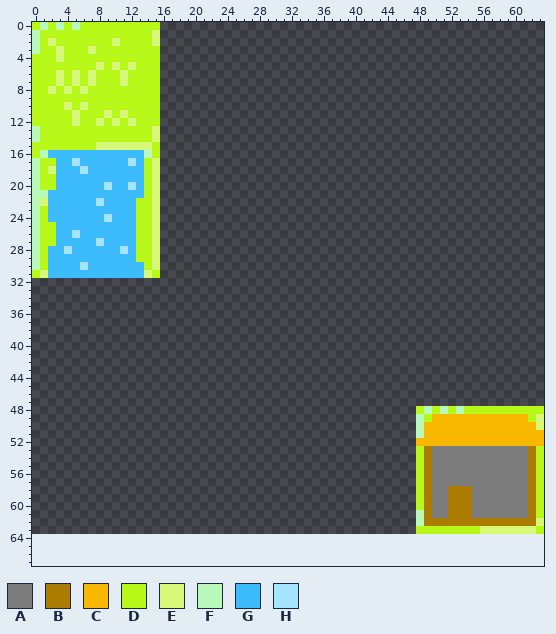
Two states of a sprite sheet, dist/assets/sprites/tiles.png. Above: the version before the commit.
The file is 128x128 pixels, drawn in blocks of 2x2; one block is one cell here. Shown: x 0..63, y 0..67. The old version is drawn lined up with the new one, on the new canvas.
Palette (. is transparent): A #7c7c7c  B #ac7c00  C #f8b800  D #b8f818  E #d8f878  F #b8f8b8  G #3cbcfc  H #a4e4fc
Pixels before (only the part around the change), first column x 0:
 0 DFDFDFDDDDDDDDDD................................................
 1 FDDDDDDDDDDDDDDE................................................
 2 FDEDDDDDDDEDDDDE................................................
 3 FDDEDDDEDDDDDDDD................................................
 4 DDDEDDDDDDDDDDDD................................................
 5 DDDDDDDDEDEDEDDD................................................
 6 DDDEDEDEDDDEDDDD................................................
 7 DDDEDEDEDDDEDDDD................................................
 8 DDEDEDEDDDDDDDDD................................................
 9 DDDDDDDDDDDDDDDD................................................
10 DDDDEDEDDDDDDDDD................................................
11 DDDDDEDDDEDEDDDD................................................
12 DDDDDEDDEDEDEDDD................................................
13 FDDDDDDDDDDDDDDE................................................
14 FDDDDDDDDDDDDDDE................................................
15 DDDDDDDDEEEEEEED................................................
16 DFGGGGGGGGGGGGFD................................................
17 FDDGGHGGGGGGHGDE................................................
18 FDEGGGHGGGGGGGDE................................................
19 FDDGGGGGGGGGGGDE................................................
20 FDDGGGGGGHGGHGDE................................................
21 FFGGGGGGGGGGGGDE................................................
22 FEGGGGGGHGGGGDDE................................................
23 FDGGGGGGGGGGGDDE................................................
24 FDGGGGGGGHGGGDDE................................................
25 FDDGGGGGGGGGGDDE................................................
26 FDDGGHGGGGGGGDDE................................................
27 FDDGGGGGHGGGGDDE................................................
28 FDGGHGGGGGGHGDDE................................................
29 FDGGGGGGGGGGGDDE................................................
30 FDGGGGHGGGGGGGDE................................................
31 DEGGGGGGGGGGGGED................................................
32 ................................................................
33 ................................................................
34 ................................................................
35 ................................................................
36 ................................................................
37 ................................................................
38 ................................................................
39 ................................................................
40 ................................................................
41 ................................................................
42 ................................................................
43 ................................................................
44 ................................................................
45 ................................................................
46 ................................................................
47 ................................................................
48 ................................................DFDFDFDDDDDDDDDD
49 ................................................FDCCCCCCCCCCCCDE
50 ................................................FCCCCCCCCCCCCCCE
51 ................................................FCCCCCCCCCCCCCCC
52 ................................................CCCCCCCCCCCCCCCC
53 ................................................DBAAAAAAAAAAAABD
54 ................................................DBAAAAAAAAAAAABD
55 ................................................DBAAAAAAAAAAAABD
56 ................................................DBAAAAAAAAAAAABD
57 ................................................DBAAAAAAAAAAAABD
58 ................................................DBAABBBAAAAAAABD
59 ................................................DBAABBBAAAAAAABD
60 ................................................DBAABBBAAAAAAABD
61 ................................................FBAABBBAAAAAAABD
62 ................................................FBBBBBBBBBBBBBBE
63 ................................................DDDDDDDDEEEEEEED
64 ................................................................
65 ................................................................
66 ................................................................
67 ................................................................
New version:
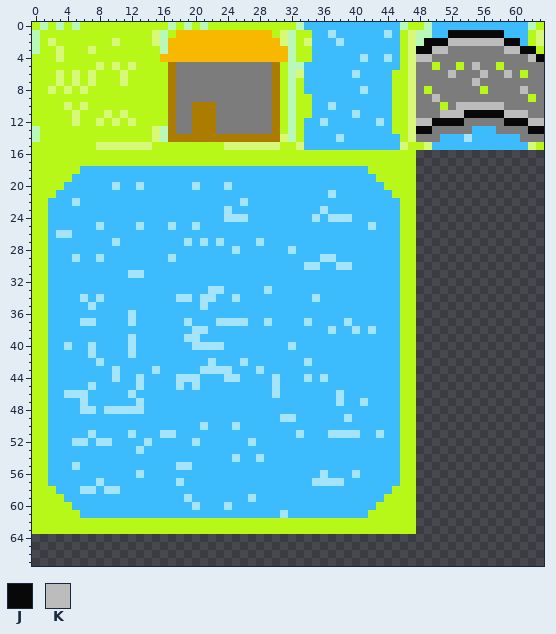
Colours new in this view: J #080808  K #bcbcbc
Difference:
canvas 64x64 -> 64x128
Changed rows in their new state; - is an unchanged pixel.
first column x 0:
 0 ----------------DFDFDFDDDDDDDDDDDFGGGGGGGGGGGGFDDFGGGGGGGGGGGGFD
 1 ----------------FDCCCCCCCCCCCCDEFDDGGHGGGGGGHGDEFFGGJJJJJJJGGGDE
 2 ----------------FCCCCCCCCCCCCCCEFDEGGGHGGGGGGGDEFJJJKKKKKKKJJGDE
 3 ----------------FCCCCCCCCCCCCCCCFDDGGGGGGGGGGGDEJJKKAAAAAAAKKJJD
 4 ----------------CCCCCCCCCCCCCCCCFDDGGGGGGHGGHGDEKKAAAAAAAAAAAAKJ
 5 ----------------DBAAAAAAAAAAAABDFFGGGGGGGGGGGGDEAADAADAKAADAAAAA
 6 ----------------DBAAAAAAAAAAAABDFEGGGGGGHGGGGDDEAAAAKAAAKAAKADAA
 7 ----------------DBAAAAAAAAAAAABDFDGGGGGGGGGGGDDEAAAAAAAKAAAAAAAA
 8 ----------------DBAAAAAAAAAAAABDFDGGGGGGGHGGGDDEADAAAAAADAAAAKAA
 9 ----------------DBAAAAAAAAAAAABDFDDGGGGGGGGGGDDEAAKAAAAAAAAAAADA
10 ----------------DBAABBBAAAAAAABDFDDGGHGGGGGGGDDEAAADAKKKKKKAAAAA
11 ----------------DBAABBBAAAAAAABDFDDGGGGGHGGGGDDEAAAKKKJJJJJKKKAA
12 ----------------DBAABBBAAAAAAABDFDGGHGGGGGGHGDDEKKJJJJAAAAAJJJKK
13 ----------------FBAABBBAAAAAAABDFDGGGGGGGGGGGDDEJJAAAAAGGGAAAAJJ
14 ----------------FBBBBBBBBBBBBBBEFDGGGGHGGGGGGGDEAAAGGGHGGGGGGAAA
15 ----------------DDDDDDDDEEEEEEEDDEGGGGGGGGGGGGEDDEGGGGGGGGGGGGED
16 -DDDDDDDDDDDDDD-DDDDDDDDDDDDDDDDDDDDDDDDDDDDDDDD----------------
17 D--DDDDDDDDDDD-DDDDDDDDDDDDDDDDDDDDDDDDDDDDDDDDD----------------
18 D-DDDDG-------GGGGGGGGGGGGGGGGGGGGGGGGGGGGDDDDDD----------------
19 D--DD---------GGGGGGGGGGGGGGGGGGGGGGGGGGGGGDDDDD----------------
20 D--D-----GH-GHGGGGGGHGGGHGGGGGGGGGGGGGGGGGGGDDDD----------------
21 DDD-----------GGGGGGGGGGGGGGGGGGGGGGGHGGGGGGGDDD----------------
22 DD---H--G----GGGGGGGGGGGGGHGGGGGGGGGGGGGGGGGGGDD----------------
23 D------------GGGGGGGGGGGHGGGGGGGGGGGHGGGGGGGGGDD----------------
24 D--------G---GGGGGGGGGGGHHHGGGGGGGGHGHHHGGGGGGDD----------------
25 D-G-----H----HGGGHGGHGGGGGGGGGGGGGGGGGGGGGHGGGDD----------------
26 D-GHHG-------GGGGGGGGGGGGGGGGGGGGGGGGGGGGGGGGGDD----------------
27 D-G-----G-H--GGGGGGHGHGHGGGGHGGGGGGGGGGGGGGGGGDD----------------
28 D---G------G-GGGGGGGGGGGGHGGGGGGHGGGGGGGGGGGGGDD----------------
29 D----H--H----GGGGHGGGGGGGGGGGGGGGGGGHHGGGGGGGGDD----------------
30 D-----G-------GGGGGGGGGGGGGGGGGGGGHHGGHHGGGGGGDD----------------
31 -D----------HHGGGGGGGGGGGGGGGGGGGGGGGGGGGGGGGGDD----------------
32 DDGGGGGGGGGGGGGGGGGGGGGGGGGGGGGGGGGGGGGGGGGGGGDD----------------
33 DDGGGGGGGGGGGGGGGGGGGGHHGGGGGHGGGGGGGGGGGGGGGGDD----------------
34 DDGGGGHGHGGGGGGGGGHHGHHGGHGGGGGGGGGHGGGGGGGGGGDD----------------
35 DDGGGGGHGGGGGGGGGGGGGHGGGGGGGGGGGGGGGGGGGGGGGGDD----------------
36 DDGGGGGGGGGGHGGGGGGGGGGGGGGGGGGGGGGGGGGGGGGGGGDD----------------
37 DDGGGGHHGGGGHGGGGGGHGGGHHHHGGHGGGGHGGGGHGGGGGGDD----------------
38 DDGGGGGGGGGGGGGGGGGGHHGGGGGGGGGGGGGGGHGGHGHGGGDD----------------
39 DDGGGGGGGGGGHGGGGGGHHGGGGGGGGGGGGGGGGGGGGGGGGGDD----------------
40 DDGGHGGHGGGGHGGGGGGGHHHHGGGGGGGGHGGGGGGGGGGGGGDD----------------
41 DDGGGGGHGGGGHGGGGGGGGGGGGGGGGGGGGGGGGGGGGGGGGGDD----------------
42 DDGGGGGGHGGGGGGGGGGGGGHGGGHGGGGGGGHGGGGGGGGGGGDD----------------
43 DDGGGGGGGGHGGGGHGGGGGHHHHGGGHGGGGGGGGGGGGGGGGGDD----------------
44 DDGGGGGGGGHGGHGGGGHHHGGGHHGGGGHGGGHGHGGGGGGGGGDD----------------
45 DDGGGGGHGGGGGHGGGGHGHGGGGGGGGGHGGGGGGGGGGGGGGGDD----------------
46 DDGGHHHGGGGGHGGGGGGGGGGGGGGGGGHGGGGGGGHGGGGGGGDD----------------
47 DDGGGGHGGGGGGHGGGGGGGGGGGGGGGGGGGGGGGGHGGHGGGGDD----------------
48 DDGGGGHHGHHHHHGGGGGGGGGGGGGGGGGGGGGGGGGGGGGGGGDD................
49 DDGGGGGGGGGGGGGGGGGGGGGGGGGGGGGHHGGGGGGHGGGGGGDD................
50 DDGGGGGGGGGGGGGGGGGGGHGGGHGGGGGGGGGGGGGGGGGGGGDD................
51 DDGGGGGHGGGGHGGGHHGGGGGGGGGGGGGGGHGGGHHHHGGHGGDD................
52 DDGGGHHGHHGGGGHGGGGGHGGGGGGHGGGGGGGGGGGGGGGGGGDD................
53 DDGGGGGGGGGGGHGGGGGGGGGGGGGGGGGGGGGGGGGGGGGGGGDD................
54 DDGGGGGGGGGGGGGGGGGGGGGGGHGGHGGGGGGGGGGGGGGGGGDD................
55 DDGGGHGGGGGGGGGGGGHHGGGGGGGGGGGGGGGGGGGGGGGGGGDD................
56 DDGGGGGGGGGGGHGGGGGGGGGGGGGGGGGGGGGGHGGGHGGGGGDD................
57 DDGGGGGGHGGGGGGGGGHGGGGGGGGGGGGGGGGHHHHGGGGGGGDD................
58 DDDGGGHHGHHGGGGGGGGGGGGGGGGGGGGGGGGGGGGGGGGGGDDD................
59 DDDDGGGGGGGGGGGGGGGHGGGGGGGHGGGGGGGGGGGGGGGGDDDD................
60 DDDDDGGGGGGGGGGGGGGGHGGGHGGGGGGGGGGGGGGGGGGDDDDD................
61 DDDDDDGGGGGGGGGGGGGGGGGGGGGGGGGHGGGGGGGGGGDDDDDD................
62 DDDDDDDDDDDDDDDDDDDDDDDDDDDDDDDDDDDDDDDDDDDDDDDD................
63 DDDDDDDDDDDDDDDDDDDDDDDDDDDDDDDDDDDDDDDDDDDDDDDD................
